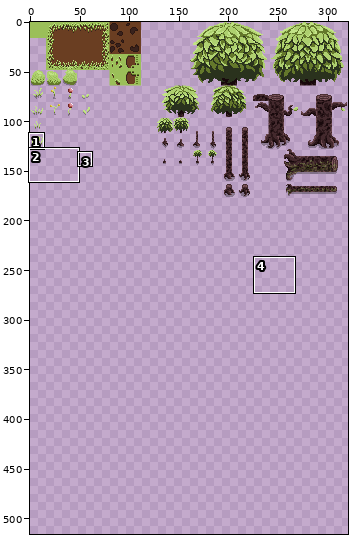
Sprite sheet: Artwork/TileSets/TileMaps/Flora.png. Above: a wide view before the commit, with the close-up outlined.
Close-up. Earlier state:
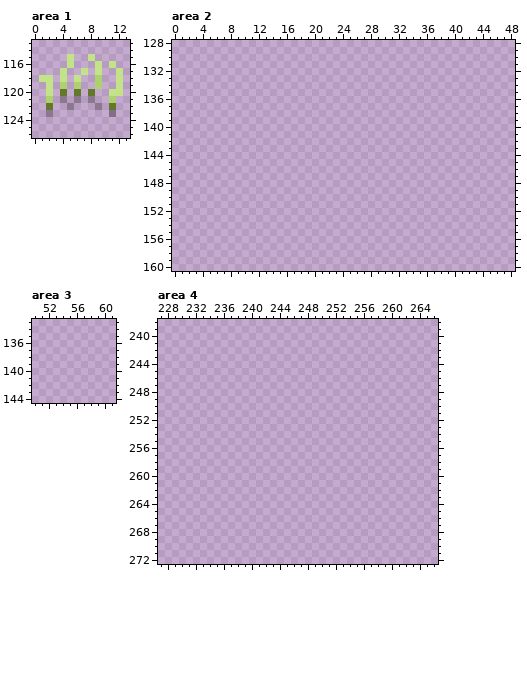
The file is 320x320 pixels. Colours within 5 levels of each other are drawn and written as one. Shown: area 1: x 0..13, y 113..126; area 2: x 0..48, y 128..160; area 3: x 50..61, y 133..144; area 4: x 227..266, y 238..272. The old version is drawn lined up with the new one, on the new canvas. The wide view leaves out empty margins. The commit also changed other parts of the picture, which this record leaves out.
The result:
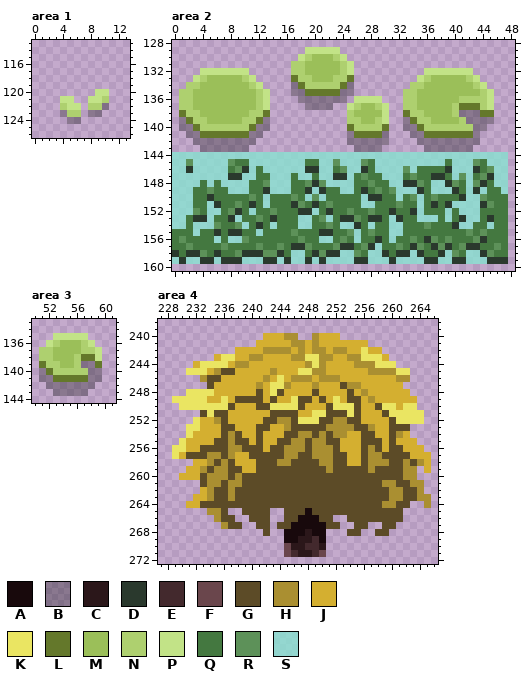
Palette (. is transparent): A #18090c  B #15141455  C #2b171a  D #2a392d  E #43292d  F #6a464c  G #5c4b27  H #aa8f31  J #d4af30  K #eae562  L #64782b  M #9bbf59  N #aed06f  P #c2e387  Q #447840  R #5d9159  S #87e3d1c8
Changes in this commit:
canvas 320x320 -> 320x560
Changed rows in their new state; - is an unchanged pixel.
Area 1:
first column x 1:
115 ----.--.----
116 ----.---.-.-
117 ---.--.-.--.
118 ..-.-.--.--.
119 -.-.-.--.--.
120 -.-.-.-.PP..
121 -.-PP.-PPN.-
122 -.-NPP-NNB.-
123 -.-BNN-BB-.-
124 ----BB------
Area 2:
first column x 0:
129 -------------------PPPPP------------------------
130 ------------------PNMMMNP-----------------------
131 -----------------NNMMMMMNP----------------------
132 ----PPPPPPP------NNMMMMMNP----------PPPPPPP-----
133 ---PNMMMMMNP-----LNNMMMNNL---------PNMMMMMNP----
134 --NNMMMMMMMNP----BLNNNNNLB--------NNMMMMMMMNP---
135 -NNMMMMMMMMMNP---BBLLLLLBB-------NNMMMMMMMMMNP--
136 -NNMMMMMMMMMNP----BBBBBBB-PPPP---NNMMMMMMNNNNP--
137 -NNMMMMMMMMMNP-----BBBB--PNMMNP--NNMMMMMNLLLNP--
138 -LNNMMMMMMMNNL-----------NMMMMP--LNNMMMMNBBBLL--
139 -BLNNMMMMMNNLB-----------NNMMNP--BLNNMMMMNBBBB--
140 -BBLNNNNNNNLBB-----------LNNNNL--BBLNNNNNNNBB---
141 --BBLLLLLLLBB------------BLLLLB---BBLLLLLLLB----
142 ---BBBBBBBBB-------------BBBBBB----BBBBBBBBB----
143 ----BBBBBBB---------------BBBB------BBBBBBB-----
144 SSSSSSSSSSSSSSSSSSSSSSSSSSSSSSSSSSSSSSSSSSSSSSSS
145 SSRSSSSSRQQSSSSSSSSQQSSRSSSRQSSSSSSSSSSQSSSRQSSS
146 SSDSSSSSQRDSQSSSSSSDDSSQRSSDQSSSSRSQQQQDSSSDQRSS
147 SSSSSSSSDDSSQQSSSQSSQSSDDSQRQQSSSQRQQDDQSRSQRDSS
148 SSSSQSQSSSSQQRSSSQQRDRSSSSQQRQQSSDDRQSSDRQSRDQSS
149 SSSQQRQQSSSQQDSSSQQDSDQQSSQDQRQRSSSDQSSSDQSDSQQS
150 SSSQQDQQQQQRQSQQQRQSRSQQQQQSDDQQSQRSQRQQQDSSRQQQ
151 SSSQQSDQQRQDQSQQQDRQDQRQQQQSSQQQRQQSQDQDSSSSDRQQ
152 SSSRQSSQRDQSQQRQQQDDSQDQQRQQRQQDQQDSQQQSQSSSQQQQ
153 SSQDDSQQDSQQRQDQQQSSQRSQDDRQDDQSDQQSSSQSQDSSQDQQ
154 SSQSSSRQQRSQDQSQQQSSQQRQSSDQSQQSSQQQRQQQDSSQQSQQ
155 QQQSQQDQDDQQSQQQQRQQQDDQQRSQRQQSSQQQQQQQQQRQRQQQ
156 QRQQQQSQSSRQQQQQQQRQQSSQRQSQQDQSQQRQDRQRQQQRDQQQ
157 QQRQQQQRQQQQRQQRQDDRQQQRDDQRDSQQRQDRQDRDQRDDQQRQ
158 DQDDRQDQQRDDDRRDQSSQDRDDSSRQSSDQDDSDQQDSRQSSDRQQ
159 SDSSDDSDDDSSSDDSDSSDSDSSSSDDSSSDSSSSDDSSDDSSSDDD
Area 3:
first column x 51:
135 --PPPPP--
136 -PNMMMNP-
137 NNMMMMNNP
138 NNMMMNLLP
139 LNNMMNBBL
140 BLNNNNNBB
141 BBLLLLLBB
142 -BBBBBBB-
143 --BBBBB--
Area 4:
first column x 229:
240 -------------JJJHH--HJJJ-------------
241 ------------JJJJJHHJHJJJJJJJ---------
242 ---------JJJJHHHHJHJHHJHHJJKJJ-------
243 ------JKKJJHHJJJJHHKKHHJJHHKKKJ------
244 ---JKKKKJHHJJJJJJJJHKHJJJJHHHKKK-----
245 --KKKJHGGJJJJJHJJJKKHHJJJJJJHHHHKK---
246 ----HGGJJJJJJHJKJHHHJHHHJJJJJJJJHH---
247 -----GJJJJJJHJKKHJJJHJJJGHHJJJJJJ----
248 --KKKKJJJJJJGJKGJJJJGJJJJGJHJJJJJJ---
249 KKKKKJJKJGGGGJGJJKGGJGJKJGGJHJJJJJJ--
250 -KKKKKKKGJJJGGKKKKGJJJGKKKGJJGKKJKK--
251 ----GKGGJJJJJJGGGGJJKKGGGKGJJJGKKKKK-
252 ---KJJHGJJJJJGGHHGKKKGGHHGGJJJJGKKKK-
253 --KKJJJGGJJJGGJJHGGGGGHHHHGGHJJGGG---
254 --KJJJJGHGJJGJJJGGHHGHGHHJJGGJJGHJ---
255 -KJJJJGGHGGJGJJGGHHGHHGGJJJGGGJGJJJ--
256 KKJJGGGGHHGGGJGGHHHGHHHGJJJGHGJGGJJJ-
257 KJGGGHHGHJJGGGGGHHGGHHHGGJJGHHGGGGJJJ
258 ---JJHGHGJJJGGGHHGGGGHHGGJJGHHHGGHGHJ
259 --JJHGHHGGJJGGGGGGGGGGHGGGGGHGGGGHH-J
260 -JJJGHHHGHGGGGGGGGGGGGGGGGGGGGGGGHH--
261 ----GHHGHHGGGGGGGGGGGGGGGGGGGGHHGGHH-
262 ----JHGGHGGGGGGGGGGGGGGGGGGGGGGHHGGH-
263 ---JJHGGHGGGGGGGGGGGGGGGGGGGGGGHHGGHH
264 --JJGGGGGGGGGGGGGGGGGGGGGGGGGGHHGG--H
265 -----HHG--GGGG--GGGAGGGGGGGGGGGGG----
266 ------HGG--GGG--GGAAAGG--GGGGGGGG----
267 -------HGG--GG-GGAAAAAGG--GG--GG-----
268 -------------G--AAACAA---GG--GG------
269 ----------------AACCEA---------------
270 ----------------FCCEEC---------------
271 ----------------FECCEF---------------
Boxes around the changes in both close-ups, in picture pixels (x1, y1, x2, y2):
changed: (39, 54, 123, 124)
added: (172, 47, 508, 264)
added: (39, 333, 102, 396)
added: (172, 333, 431, 557)
